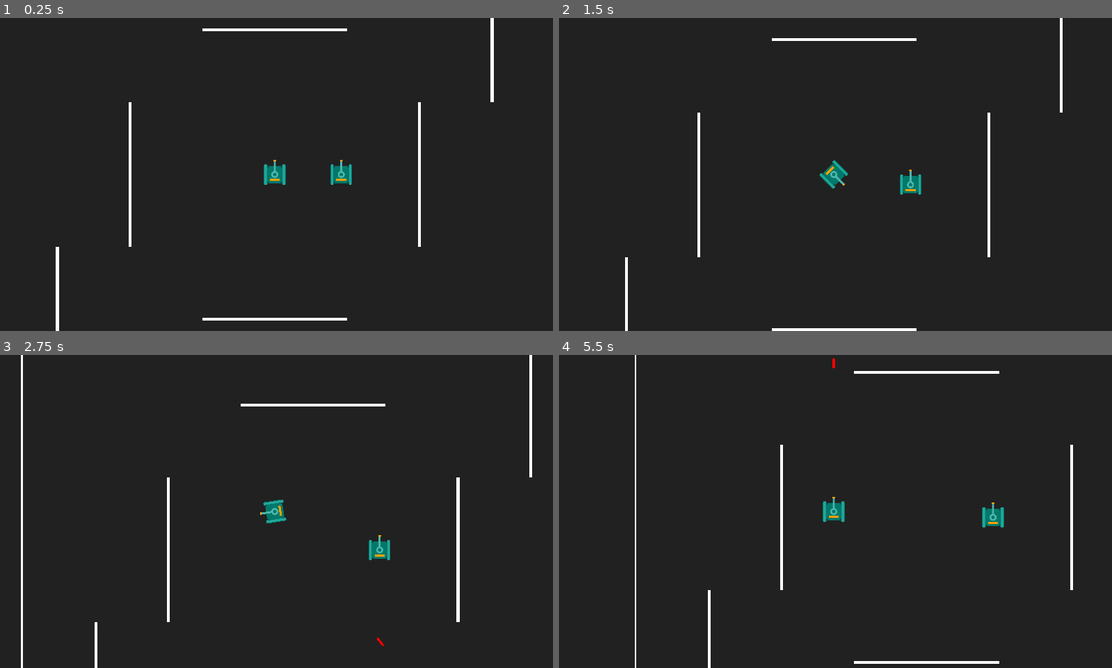
Above: before the commit, frames 1-4 (two rows, left to right).
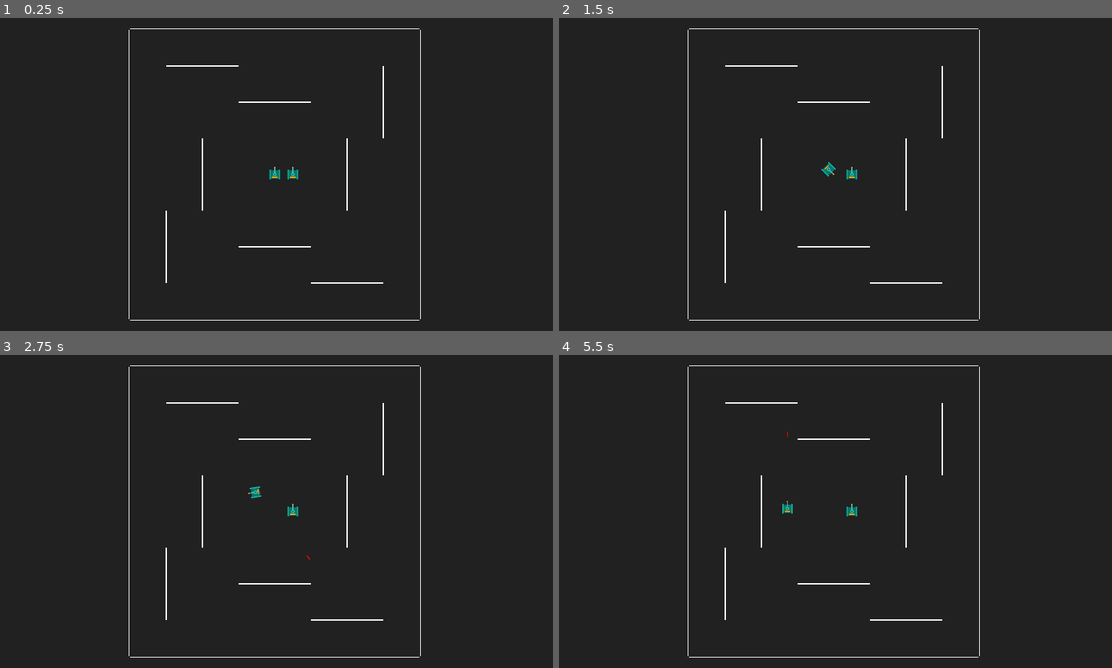
Above: after the commit, the same moments.

Repository: ashmeet28/battletanks
Game: Godot game, scene res://playground.tscn
The game is run twice, just before and just after one commit, with the same random seed, the same clock (stepped at 60 frames per second) and the same inputs.
Inputs:
- Up to frame 1 (0.25 s): no input
- Up to frame 2 (1.5 s): tap Enter at 0.5 s; hold D (tank_turn_right) 0.53-1.28 s; hold Space (tank_fire) 0.53-1.28 s; hold S (tank_move_backwards) from 1.28 s (still down); tap Space (tank_fire) at 1.35 s
- Up to frame 3 (2.75 s): release S (tank_move_backwards) at 2.03 s; hold D (tank_turn_right) from 2.03 s (still down); hold Space (tank_fire) from 2.03 s (still down)
- Up to frame 4 (5.5 s): release D (tank_turn_right) at 2.78 s; release Space (tank_fire) at 2.78 s; hold W (tank_move_forward) 2.78-3.53 s; tap Space (tank_fire) at 2.85, 4.35 s; hold Space (tank_fire) 3.53-4.28 s; hold A (tank_turn_left) 3.53-5.03 s; hold S (tank_move_backwards) from 5.03 s (still down); hold Space (tank_fire) from 5.03 s (still down)

The runs differ from the first frame. In frame 1, 2.2% of the frame differs, in the area x 10-90%, y 0-100%; in frame 2, 2.6%; in frame 3, 2.9%, in the area x 3-97%, y 0-100%; in frame 4, 2.9%.

Commit message:
Added input gadring code

Diff:
--- a/Tank.gd
+++ b/Tank.gd
@@ -41,7 +41,7 @@
 		neural_network_layer_mutate(neural_network["layers"][i], bias_mut_val, weight_mut_val)
 
 
-@export var is_ai_controlled:bool = false
+var is_ai_controlled:bool = false
 
 const MAX_SPEED = 500.0
 
@@ -53,34 +53,88 @@
 var tank_life:int = 100
 var tank_kills:int = 0
 
+var tank_neural_network
+
 func _ready():
 	tank_id = $"/root/PlaygroundGlobalVariables".next_tank_id
 	$"/root/PlaygroundGlobalVariables".next_tank_id += 1
 	missile_last_fired = Engine.get_physics_frames() - (MISSILE_COOLDOWN*2)
 	if is_ai_controlled:
 		$Camera2D.enabled = false
-	add_to_group("tanks")
 
 func _physics_process(delta):
+	var nn_output = []
+	if !is_ai_controlled && (Engine.get_physics_frames() % 30) == 0:
+		var nn_input = []
+		var single_input = 0.0
+
+		single_input = 0.0
+		if $RayCast2D.is_colliding() && $RayCast2D.get_collider().is_in_group("tanks"):
+			single_input = 1.0
+		nn_input.append(single_input)
+
+		single_input = 10000.0
+		if $RayCast2D.is_colliding() && $RayCast2D.get_collider().is_in_group("tanks"):
+			single_input = position.distance_to($RayCast2D.get_collision_point())
+		nn_input.append(single_input)
+
+		single_input = 0.0
+		if $RayCast2D.is_colliding() && $RayCast2D.get_collider().is_in_group("walls")	:
+			single_input = 1.0
+		nn_input.append(single_input)
+
+		single_input = 10000.0
+		if $RayCast2D.is_colliding() && $RayCast2D.get_collider().is_in_group("walls"):
+			single_input = position.distance_to($RayCast2D.get_collision_point())
+		nn_input.append(single_input)
+
+		single_input = 0.0
+		for b in $FrontArea2D.get_overlapping_bodies():
+			if b.is_in_group("walls"):
+				single_input = 1.0
+		nn_input.append(single_input)
+
+		single_input = 0.0
+		for b in $BackArea2D.get_overlapping_bodies():
+			if b.is_in_group("walls"):
+				single_input = 1.0
+		nn_input.append(single_input)
+
+		var area_sensors_for_tanks = [$Area2D2,$Area2D3,$Area2D4,
+		$Area2D5,$Area2D6,$Area2D7,
+		$Area2D8,$Area2D9,$Area2D10,
+		$Area2D11,$Area2D12,$Area2D13,
+		$Area2D14,$Area2D15,$Area2D16,
+		$Area2D17,$Area2D18,$Area2D19,
+		$Area2D22]
+
+		for a in area_sensors_for_tanks:
+			single_input = 0.0
+			for b in a.get_overlapping_bodies():
+				if b.is_in_group("tanks"):
+					single_input = 1.0
+			nn_input.append(single_input)
+		print(nn_input)
+		#neural_network_process(tank_neural_network, [])
+
 	velocity = Vector2.ZERO
-	if !is_ai_controlled:
-		if Input.is_action_pressed("tank_move_forward"):
-			velocity.y = -MAX_SPEED
-		if Input.is_action_pressed("tank_move_backwards"):
-			velocity.y = MAX_SPEED
+	if Input.is_action_pressed("tank_move_forward") && !is_ai_controlled:
+		velocity.y = -MAX_SPEED
+	if Input.is_action_pressed("tank_move_backwards") && !is_ai_controlled:
+		velocity.y = MAX_SPEED
 
-		if Input.is_action_pressed("tank_turn_right"):
-			rotate(PI * delta)
-		if Input.is_action_pressed("tank_turn_left"):
-			rotate(-(PI * delta))
+	if Input.is_action_pressed("tank_turn_right") && !is_ai_controlled:
+		rotate(PI * delta)
+	if Input.is_action_pressed("tank_turn_left") && !is_ai_controlled:
+		rotate(-(PI * delta))
 
-		velocity = velocity.rotated(rotation)
+	velocity = velocity.rotated(rotation)
 
 	move_and_slide()
 
 	if Input.is_action_pressed("tank_fire") && !is_ai_controlled:
 		var curr_frame = Engine.get_physics_frames()
-		if (curr_frame > MISSILE_COOLDOWN + missile_last_fired) && !($Area2D.has_overlapping_bodies()):
+		if (curr_frame > MISSILE_COOLDOWN + missile_last_fired) && !($FrontArea2D.has_overlapping_bodies()):
 			missile_last_fired = curr_frame
 			var instance = preload("res://tank_missile.tscn").instantiate()
 			instance.position = position + Vector2(0, -160).rotated(rotation)
@@ -89,5 +143,4 @@
 			get_parent().add_child(instance)
 
 	if tank_life <= 0:
-		remove_from_group("tanks")
 		queue_free()
--- a/playground.gd
+++ b/playground.gd
@@ -1 +1,9 @@
 extends Node2D
+
+func _ready():
+	var instance = preload("res://tank.tscn").instantiate()
+	add_child(instance)
+	var instance2 = preload("res://tank.tscn").instantiate()
+	instance2.is_ai_controlled = true
+	instance2.position.x += 250
+	add_child(instance2)
--- a/playground.tscn
+++ b/playground.tscn
@@ -1,6 +1,5 @@
-[gd_scene load_steps=6 format=3 uid="uid://d0brxtrq7hbqd"]
+[gd_scene load_steps=5 format=3 uid="uid://d0brxtrq7hbqd"]
 
-[ext_resource type="PackedScene" uid="uid://bd1vf8f8hjli7" path="res://tank.tscn" id="1_66g20"]
 [ext_resource type="Script" path="res://playground.gd" id="1_ghx3o"]
 [ext_resource type="Texture2D" uid="uid://cviv0l7osvudm" path="res://white_square.svg" id="3_khn7y"]
 
@@ -13,9 +12,10 @@
 [node name="Playground" type="Node2D"]
 script = ExtResource("1_ghx3o")
 
-[node name="Tank" parent="." instance=ExtResource("1_66g20")]
+[node name="Camera2D" type="Camera2D" parent="."]
+zoom = Vector2(0.25, 0.25)
 
-[node name="StaticBody2D" type="StaticBody2D" parent="."]
+[node name="StaticBody2D" type="StaticBody2D" parent="." groups=["walls"]]
 position = Vector2(-2010, 0)
 
 [node name="Sprite2D" type="Sprite2D" parent="StaticBody2D"]
@@ -25,7 +25,7 @@
 [node name="CollisionShape2D" type="CollisionShape2D" parent="StaticBody2D"]
 shape = SubResource("RectangleShape2D_fpkkk")
 
-[node name="StaticBody2D2" type="StaticBody2D" parent="."]
+[node name="StaticBody2D2" type="StaticBody2D" parent="." groups=["walls"]]
 position = Vector2(2010, 0)
 
 [node name="Sprite2D" type="Sprite2D" parent="StaticBody2D2"]
@@ -35,7 +35,7 @@
 [node name="CollisionShape2D" type="CollisionShape2D" parent="StaticBody2D2"]
 shape = SubResource("RectangleShape2D_fpkkk")
 
-[node name="StaticBody2D3" type="StaticBody2D" parent="."]
+[node name="StaticBody2D3" type="StaticBody2D" parent="." groups=["walls"]]
 position = Vector2(0, 2010)
 rotation = 1.5708
 
@@ -46,7 +46,7 @@
 [node name="CollisionShape2D" type="CollisionShape2D" parent="StaticBody2D3"]
 shape = SubResource("RectangleShape2D_fpkkk")
 
-[node name="StaticBody2D4" type="StaticBody2D" parent="."]
+[node name="StaticBody2D4" type="StaticBody2D" parent="." groups=["walls"]]
 position = Vector2(0, -2010)
 rotation = 1.5708
 
@@ -57,7 +57,7 @@
 [node name="CollisionShape2D" type="CollisionShape2D" parent="StaticBody2D4"]
 shape = SubResource("RectangleShape2D_fpkkk")
 
-[node name="StaticBody2D5" type="StaticBody2D" parent="."]
+[node name="StaticBody2D5" type="StaticBody2D" parent="." groups=["walls"]]
 position = Vector2(0, -1000)
 
 [node name="CollisionShape2D" type="CollisionShape2D" parent="StaticBody2D5"]
@@ -67,7 +67,7 @@
 scale = Vector2(10, 0.2)
 texture = ExtResource("3_khn7y")
 
-[node name="StaticBody2D6" type="StaticBody2D" parent="."]
+[node name="StaticBody2D6" type="StaticBody2D" parent="." groups=["walls"]]
 position = Vector2(-1000, -1500)
 
 [node name="CollisionShape2D" type="CollisionShape2D" parent="StaticBody2D6"]
@@ -77,7 +77,7 @@
 scale = Vector2(10, 0.2)
 texture = ExtResource("3_khn7y")
 
-[node name="StaticBody2D7" type="StaticBody2D" parent="."]
+[node name="StaticBody2D7" type="StaticBody2D" parent="." groups=["walls"]]
 position = Vector2(0, 1000)
 
 [node name="CollisionShape2D" type="CollisionShape2D" parent="StaticBody2D7"]
@@ -87,7 +87,7 @@
 scale = Vector2(10, 0.2)
 texture = ExtResource("3_khn7y")
 
-[node name="StaticBody2D8" type="StaticBody2D" parent="."]
+[node name="StaticBody2D8" type="StaticBody2D" parent="." groups=["walls"]]
 position = Vector2(1000, 1500)
 
 [node name="CollisionShape2D" type="CollisionShape2D" parent="StaticBody2D8"]
@@ -97,7 +97,7 @@
 scale = Vector2(10, 0.2)
 texture = ExtResource("3_khn7y")
 
-[node name="StaticBody2D9" type="StaticBody2D" parent="."]
+[node name="StaticBody2D9" type="StaticBody2D" parent="." groups=["walls"]]
 position = Vector2(-1000, 0)
 rotation = 1.5708
 
@@ -108,7 +108,7 @@
 scale = Vector2(10, 0.2)
 texture = ExtResource("3_khn7y")
 
-[node name="StaticBody2D10" type="StaticBody2D" parent="."]
+[node name="StaticBody2D10" type="StaticBody2D" parent="." groups=["walls"]]
 position = Vector2(1000, 0)
 rotation = 1.5708
 
@@ -119,7 +119,7 @@
 scale = Vector2(10, 0.2)
 texture = ExtResource("3_khn7y")
 
-[node name="StaticBody2D11" type="StaticBody2D" parent="."]
+[node name="StaticBody2D11" type="StaticBody2D" parent="." groups=["walls"]]
 position = Vector2(1500, -1000)
 rotation = 1.5708
 
@@ -130,7 +130,7 @@
 scale = Vector2(10, 0.2)
 texture = ExtResource("3_khn7y")
 
-[node name="StaticBody2D12" type="StaticBody2D" parent="."]
+[node name="StaticBody2D12" type="StaticBody2D" parent="." groups=["walls"]]
 position = Vector2(-1500, 1000)
 rotation = 1.5708
 
@@ -140,7 +140,3 @@
 [node name="Sprite2D" type="Sprite2D" parent="StaticBody2D12"]
 scale = Vector2(10, 0.2)
 texture = ExtResource("3_khn7y")
-
-[node name="Tank2" parent="." instance=ExtResource("1_66g20")]
-position = Vector2(459, 0)
-is_ai_controlled = true
--- a/tank.tscn
+++ b/tank.tscn
@@ -6,13 +6,16 @@
 [sub_resource type="RectangleShape2D" id="RectangleShape2D_kgate"]
 size = Vector2(50, 150)
 
+[sub_resource type="RectangleShape2D" id="RectangleShape2D_gy01l"]
+size = Vector2(150, 20)
+
 [sub_resource type="RectangleShape2D" id="RectangleShape2D_jp8nt"]
 size = Vector2(500, 500)
 
 [sub_resource type="RectangleShape2D" id="RectangleShape2D_6l1up"]
 size = Vector2(100, 600)
 
-[node name="Tank" type="CharacterBody2D"]
+[node name="Tank" type="CharacterBody2D" groups=["tanks"]]
 script = ExtResource("1_j8f42")
 
 [node name="Sprite2D" type="Sprite2D" parent="."]
@@ -24,43 +27,23 @@
 polygon = PackedVector2Array(0, -87, 10, -87, 10, -54, 75, -54, 75, 87, -75, 87, -75, -54, -10, -54, -10, -87)
 
 [node name="Camera2D" type="Camera2D" parent="."]
+enabled = false
 zoom = Vector2(0.5, 0.5)
 
 [node name="RayCast2D" type="RayCast2D" parent="."]
 target_position = Vector2(0, -10000)
 
-[node name="RayCast2D2" type="RayCast2D" parent="."]
-target_position = Vector2(0, 1000)
-
-[node name="RayCast2D3" type="RayCast2D" parent="."]
-rotation = 0.785398
-target_position = Vector2(0, 1000)
-
-[node name="RayCast2D4" type="RayCast2D" parent="."]
-rotation = 1.5708
-target_position = Vector2(0, 1000)
-
-[node name="RayCast2D5" type="RayCast2D" parent="."]
-rotation = 2.35619
-target_position = Vector2(0, 1000)
-
-[node name="RayCast2D6" type="RayCast2D" parent="."]
-rotation = 3.92699
-target_position = Vector2(0, 1000)
-
-[node name="RayCast2D7" type="RayCast2D" parent="."]
-rotation = 4.71239
-target_position = Vector2(0, 1000)
-
-[node name="RayCast2D8" type="RayCast2D" parent="."]
-rotation = 5.49779
-target_position = Vector2(0, 1000)
-
-[node name="Area2D" type="Area2D" parent="."]
+[node name="FrontArea2D" type="Area2D" parent="."]
 position = Vector2(0, -182)
 
-[node name="CollisionShape2D" type="CollisionShape2D" parent="Area2D"]
+[node name="CollisionShape2D" type="CollisionShape2D" parent="FrontArea2D"]
 shape = SubResource("RectangleShape2D_kgate")
+
+[node name="BackArea2D" type="Area2D" parent="."]
+position = Vector2(0, 87)
+
+[node name="CollisionShape2D" type="CollisionShape2D" parent="BackArea2D"]
+shape = SubResource("RectangleShape2D_gy01l")
 
 [node name="Area2D2" type="Area2D" parent="." groups=["tank_area_sensors"]]
 position = Vector2(-395, 0)
@@ -175,9 +158,3 @@
 
 [node name="CollisionShape2D" type="CollisionShape2D" parent="Area2D22"]
 shape = SubResource("RectangleShape2D_6l1up")
-
-[node name="Area2D23" type="Area2D" parent="." groups=["tank_area_sensors"]]
-position = Vector2(0, -598)
-
-[node name="CollisionShape2D" type="CollisionShape2D" parent="Area2D23"]
-shape = SubResource("RectangleShape2D_6l1up")
Not shown: 1 places in tank.tscn that only renumber resources
